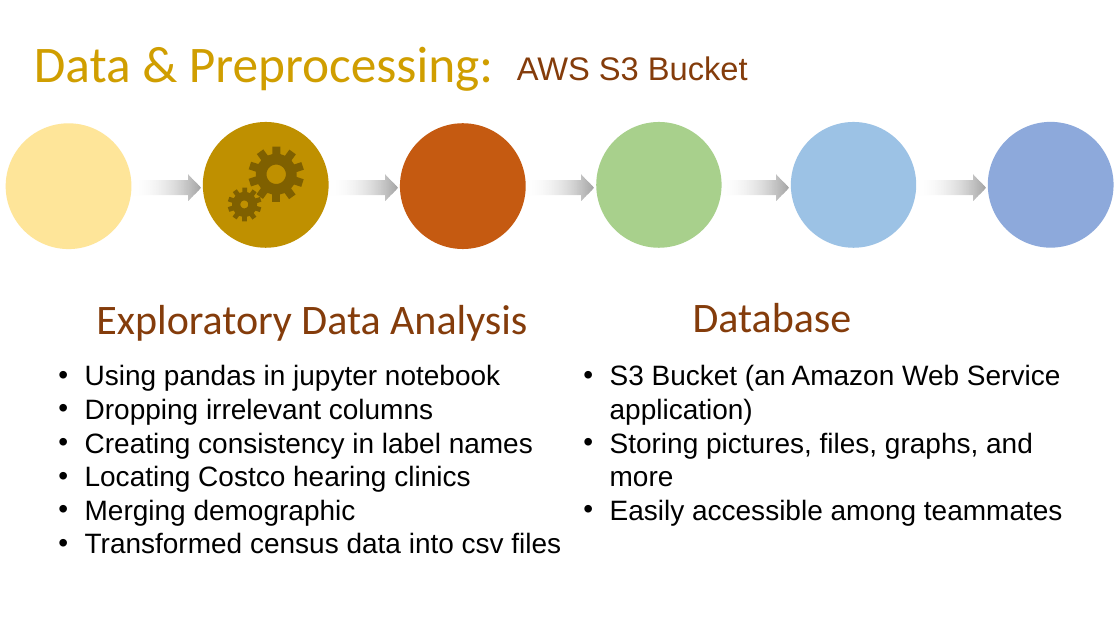
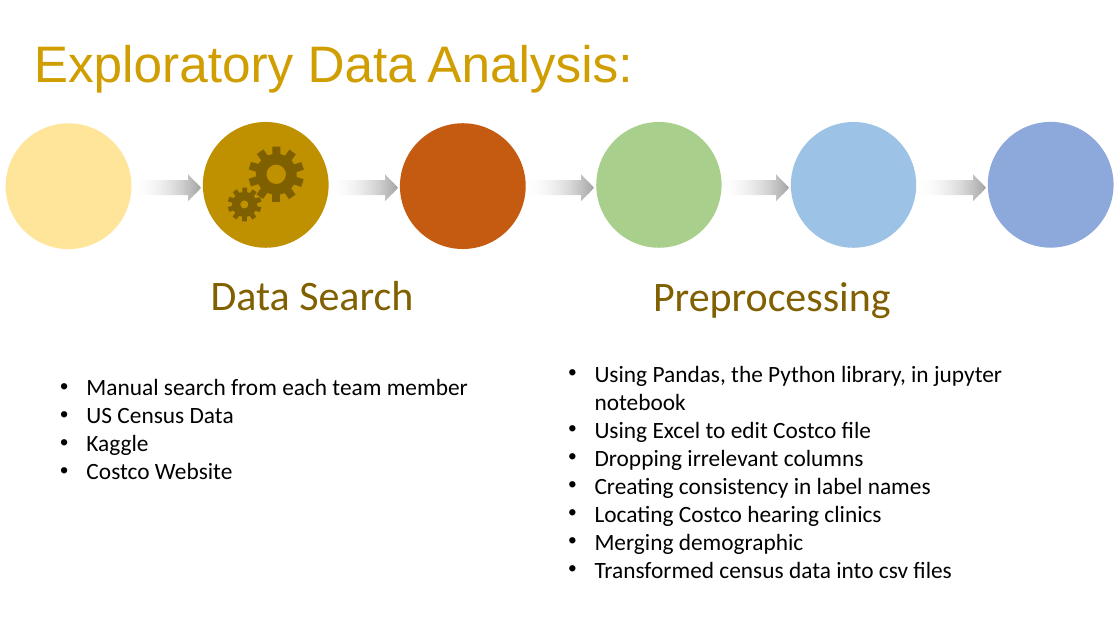
Before and after one commit to JaxWil24/Hearing_Aid_Accessibility, a slide deck: slide 4 of Presentation/FP_Powerpoint.pptx. Drawn at 1120x630 pixels with LibreOffice and Linux fonts; fonts in the diff are those of the drawing. Boxes give left, top, right and bottom in pixels: in the first picture for what was removed or moved away, otherwise in the second. Text is boxed around its words. In the diff, an @@ line names an element or a change of style, - is before the commit and + after.

Commit message:
Updated powerpoint. 11/2/2022

```diff
--- a/Presentation/FP_Powerpoint.pptx
+++ b/Presentation/FP_Powerpoint.pptx
@@ text at [34, 44, 632, 92]: text changed; font Calibri to Arial @@
-Data & Preprocessing:
+Exploratory Data Analysis:
@@ text removed at [517, 56, 748, 81] @@
-AWS S3 Bucket
@@ text at [211, 281, 413, 311]: text changed; text colour #843C0B to #806000 @@
-Exploratory Data Analysis
+Data Search
@@ text at [653, 282, 891, 319]: text changed; text colour #843C0B to #806000 @@
-Database
+Preprocessing
@@ text "Using Pandas, the Python library, ...": place and size @@
-text "Using Pandas, the Python library, ..." at [85, 364, 561, 554]
+text "Using Pandas, the Python library, ..." at [595, 365, 1002, 578]
@@ text added at [86, 378, 468, 479], 20 pt, text #000000 @@
+• Manual search from each team member
+• US Census Data
+• Kaggle
+• Costco Website
@@ text at [595, 365, 1002, 442]: text changed; size 24 to 20 pt; font Arial to Calibri @@
-• Using pandas in jupyter notebook
+• Using Pandas, the Python library, in jupyter notebook
+• Using Excel to edit Costco file
@@ text removed at [610, 364, 1062, 525] @@
-• S3 Bucket (an Amazon Web Service application)
-• Storing pictures, files, graphs, and more
-• Easily accessible among teammates
@@ text at [595, 449, 951, 578]: size 24 to 20 pt, font Arial to Calibri in "Dropping irrelevant columns", "Creating consistency in label names", "Locating Costco hearing clinics", "Merging demographic" and 1 more places @@
```
Also in this commit, not shown: 4 other slides changed, 2 slides added, 2 slides removed.
